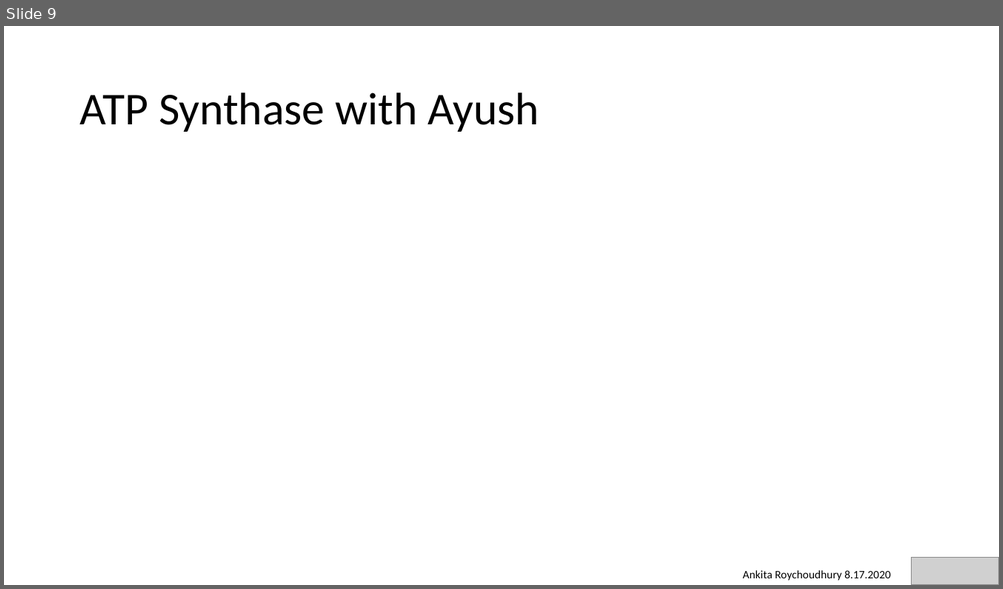
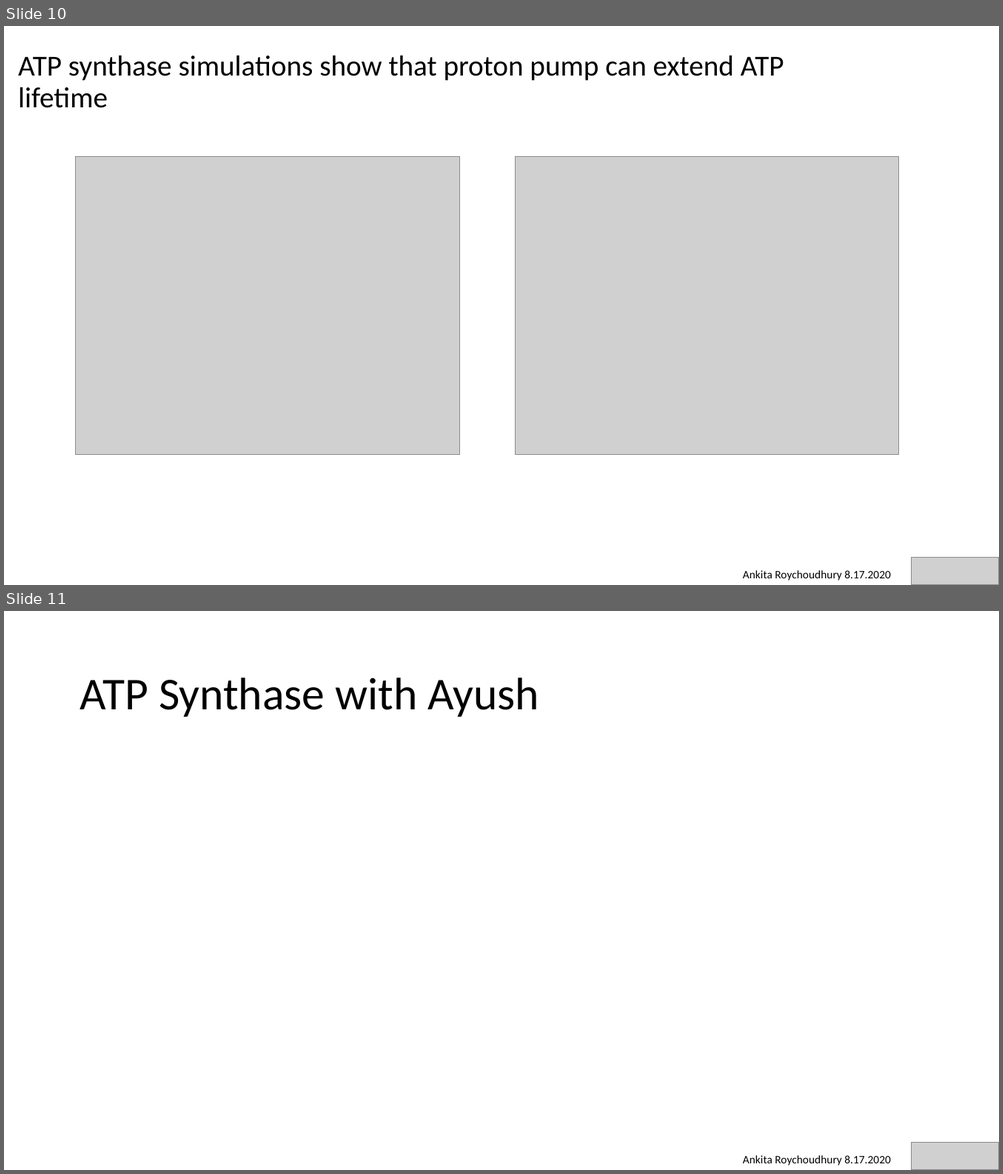
Before and after one commit to AnkitaRoychoudhury/ug_murray, a slide deck: miscellaneous/presentations/20200817_murray_mtg.pptx. Shown one above the other, each under a label of ours: slide 9 before the commit, slides 10 and 11 after it. The pictures are 1003x589 and 1003x1174 pixels, drawn with LibreOffice and Linux fonts; fonts in the diff are those of the drawing; grey boxes stand for pictures. Boxes give left, top, right and bottom in pixels: in the first picture for what was removed or moved away, otherwise in the second. Text is boxed around its words. In the diff, an @@ line names an element or a change of style, - is before the commit and + after.

```diff
--- a/miscellaneous/presentations/20200817_murray_mtg.pptx
+++ b/miscellaneous/presentations/20200817_murray_mtg.pptx
@@ slide 10 added at [4,26,999,585], background #FFFFFF @@
@@ title added at [18,55,784,108], 28 pt, text #000000 @@
+ATP synthase simulations show that proton pump can extend ATP lifetime
@@ picture added at [76,156,459,455] @@
@@ picture added at [515,156,899,455] @@
@@ picture added at [911,557,999,585] @@
@@ text added at [743,571,890,581], 11 pt, text #000000 @@
+Ankita Roychoudhury 8.17.2020
@@ what was slide 9 is now slide 11 @@
```
Also in this commit, not shown: 3 slides changed, 1 other slide added, 27 other files.
